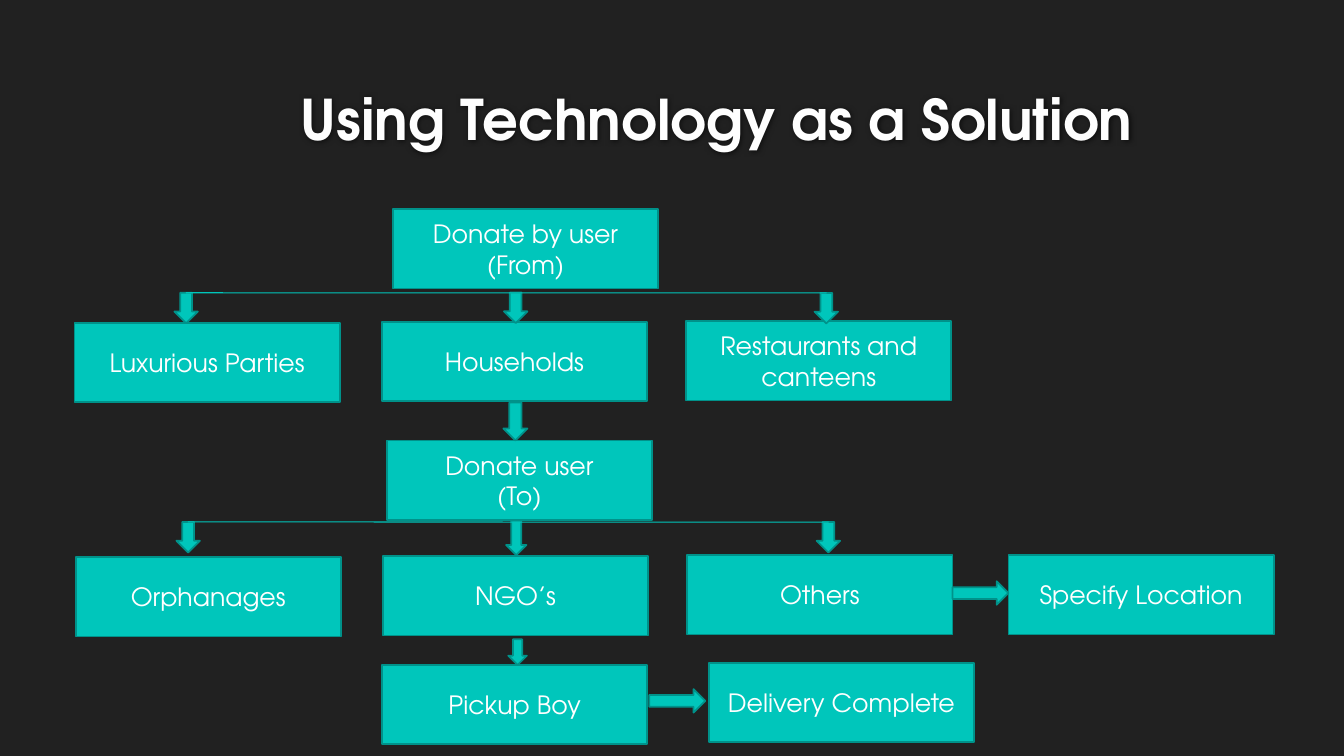
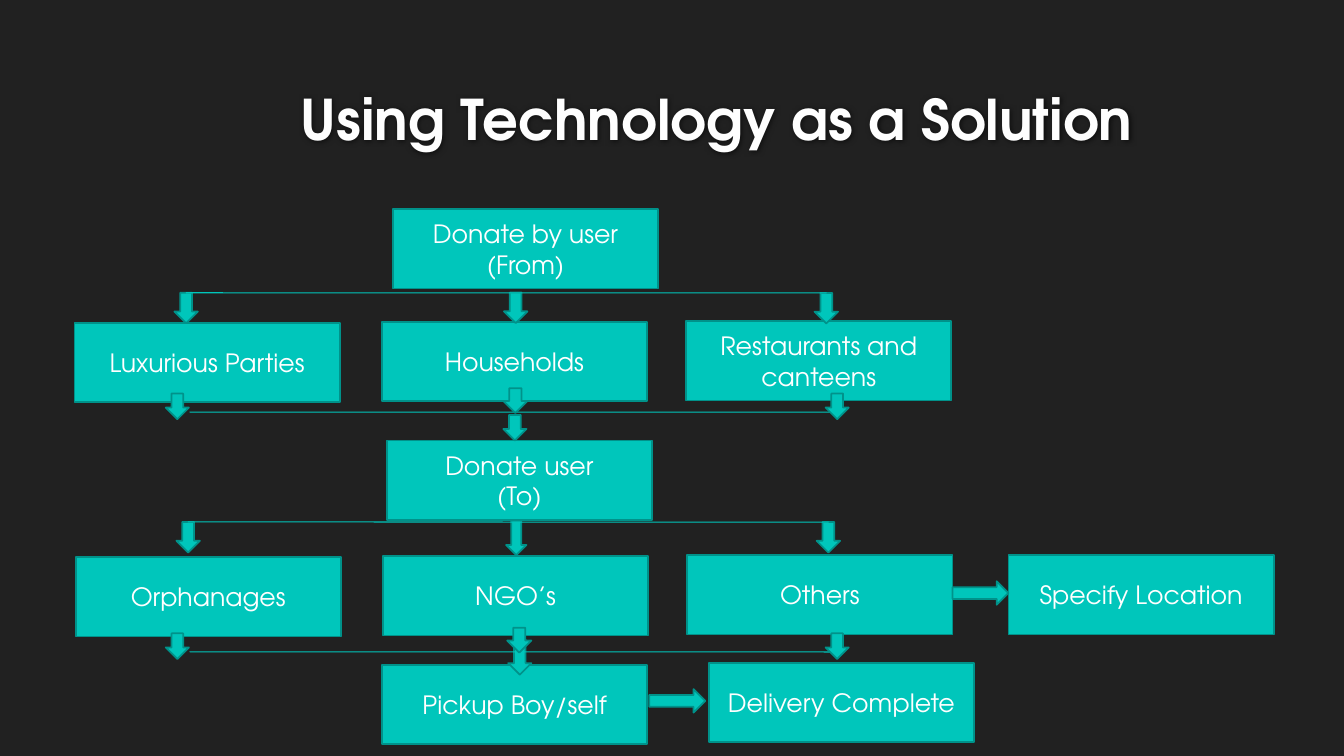
Before and after one commit to iiitv/hackiiitv18-submissions, a slide deck: slide 4 of team#10-{hack_for_good}/hack_for_good.pptx. Drawn at 1344x756 pixels with LibreOffice and Linux fonts; fonts in the diff are those of the drawing; background and template pictures are left out. Boxes give left, top, right and bottom in pixels: in the first picture for what was removed or moved away, otherwise in the second. Text is boxed around its words. In the diff, an @@ line names an element or a change of style, - is before the commit and + after.

Commit message:
Ppt updated

```diff
--- a/team#10-{hack_for_good}/hack_for_good.pptx
+++ b/team#10-{hack_for_good}/hack_for_good.pptx
@@ down arrow added at box(503, 388, 527, 413), fill #00C6BB, outline #00928A 1.25 pt @@
@@ down arrow added at box(166, 393, 190, 418), fill #00C6BB, outline #00928A 1.25 pt @@
@@ line added from (190, 412) to (830, 412), #00C6BB 0.75 pt @@
@@ down arrow: place and size @@
-down arrow at box(503, 402, 527, 441)
+down arrow at box(503, 415, 526, 441)
@@ down arrow added at box(826, 393, 849, 418), fill #00C6BB, outline #00928A 1.25 pt @@
@@ down arrow added at box(507, 628, 531, 653), fill #00C6BB, outline #00928A 1.25 pt @@
@@ down arrow added at box(166, 633, 190, 658), fill #00C6BB, outline #00928A 1.25 pt @@
@@ line added from (190, 652) to (830, 652), #00C6BB 0.75 pt @@
@@ down arrow: place and size @@
-down arrow at box(508, 639, 526, 664)
+down arrow at box(508, 639, 531, 675)
@@ down arrow added at box(826, 633, 849, 658), fill #00C6BB, outline #00928A 1.25 pt @@
@@ text in rectangle at box(422, 695, 607, 719): text changed @@
-Pickup Boy
+Pickup Boy/self
```
